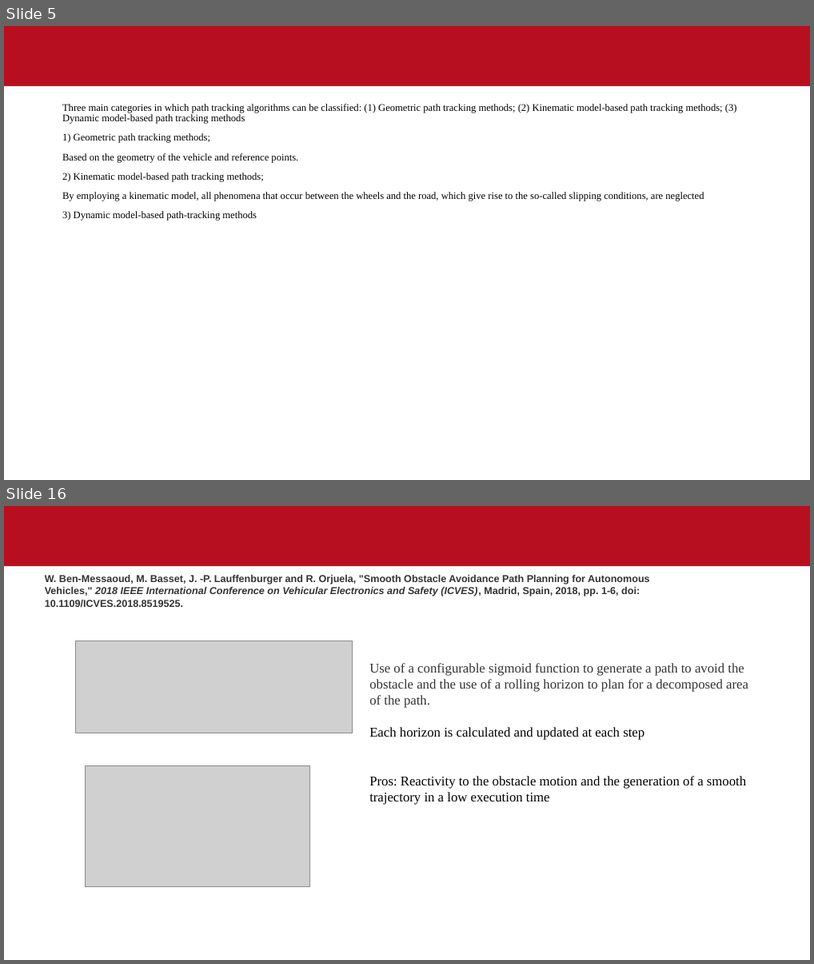
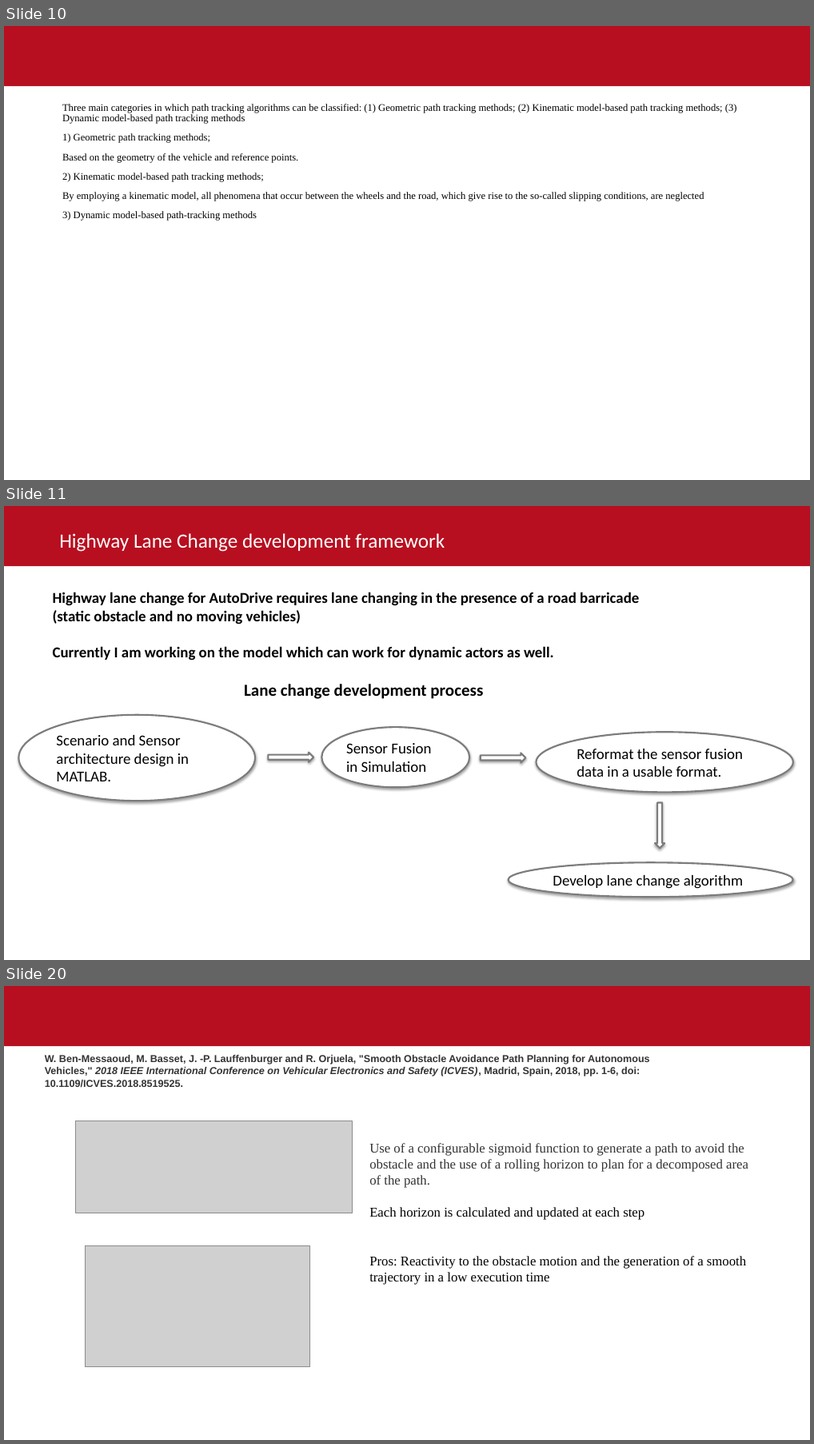
Before and after one commit to sandeepsulake96/Highway-motion-planning-using-artificial-potential-fields-with-environment-uncertainities, a slide deck: Thesis_outline.pptx. Shown one above the other, each under a label of ours: slides 5 and 16 before the commit, slides 10, 11 and 20 after it; the slides between them are not shown. The pictures are 814x964 and 814x1444 pixels, drawn with LibreOffice and Linux fonts; fonts in the diff are those of the drawing; grey boxes stand for pictures; background and template pictures are left out. Boxes give left, top, right and bottom in pixels: in the first picture for what was removed or moved away, otherwise in the second. Text is boxed around its words. In the diff, an @@ line names an element or a change of style, - is before the commit and + after.

```diff
--- a/Thesis_outline.pptx
+++ b/Thesis_outline.pptx
@@ slide 11 added at [4,506,810,960], background #FFFFFF; not listed: 1 template element that a slide beside it also shows @@
@@ title added at [59,533,445,552], 24 pt, text #FFFFFF @@
+Highway Lane Change development framework
@@ text added at [53,592,639,660], 18 pt, text #000000, bold @@
+Highway lane change for AutoDrive requires lane changing in the presence of a road barricade
+(static obstacle and no moving vehicles)
+Currently I am working on the model which can work for dynamic actors as well.
@@ text added at [244,684,483,699], 20 pt, text #000000, bold @@
+Lane change development process
@@ ellipse added at [18,715,255,800], fill #FFFFFF, outline #7C7C7C 2 pt, 18 pt, text #000000 @@
+Scenario and Sensor architecture design in MATLAB.
@@ ellipse added at [322,727,470,787], fill #FFFFFF, outline #7C7C7C 2 pt, 18 pt, text #000000 @@
+Sensor Fusion in Simulation
@@ ellipse added at [536,732,794,792], fill #FFFFFF, outline #7C7C7C 2 pt, 18 pt, text #000000 @@
+Reformat the sensor fusion data in a usable format.
@@ right arrow added at [268,752,314,762], fill #FFFFFF, outline #7C7C7C 2 pt @@
@@ right arrow added at [481,753,526,763], fill #FFFFFF, outline #7C7C7C 2 pt @@
@@ right arrow added at [655,803,665,848], fill #FFFFFF, outline #7C7C7C 2 pt @@
@@ ellipse added at [509,862,794,896], fill #FFFFFF, outline #7C7C7C 2 pt, 18 pt, text #000000 @@
+Develop lane change algorithm
@@ what was slide 5 is now slide 10 @@
@@ what was slide 16 is now slide 20 @@
```
Also in this commit, not shown: 6 slides changed, 6 other slides added, 3 slides removed.
